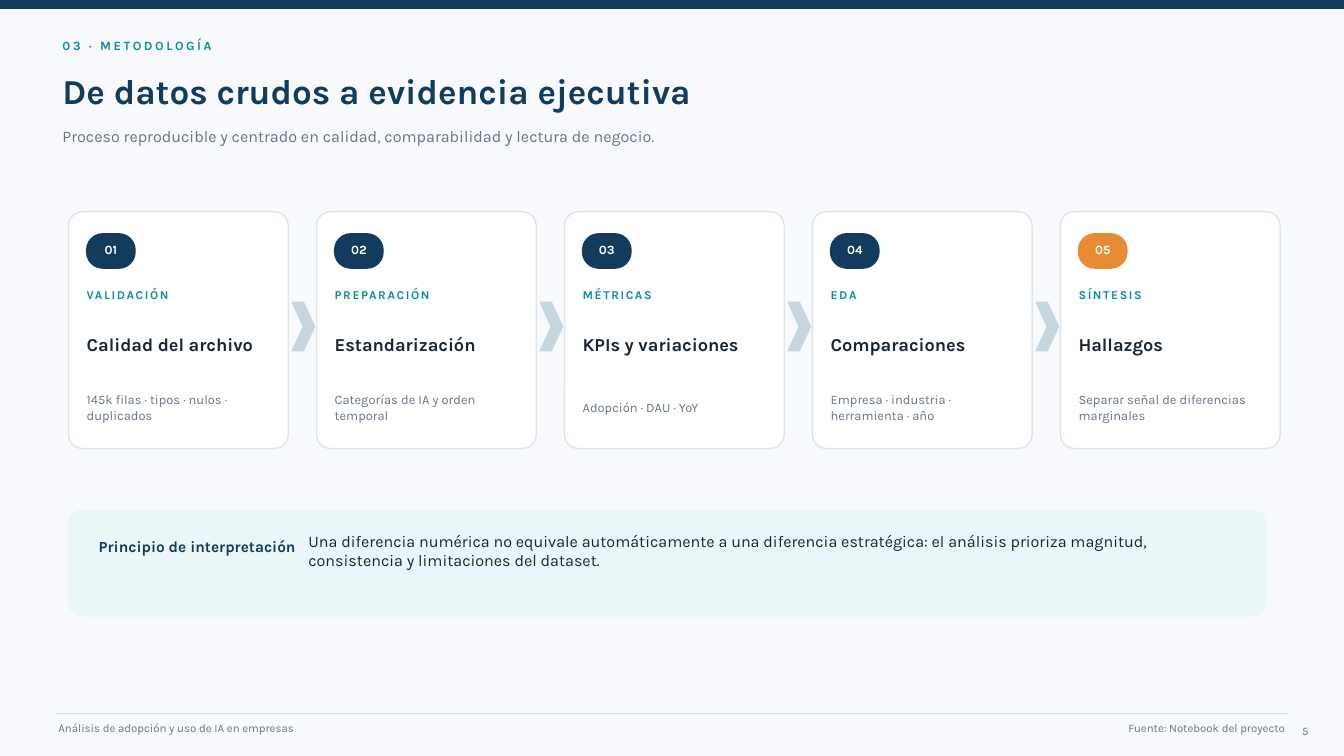
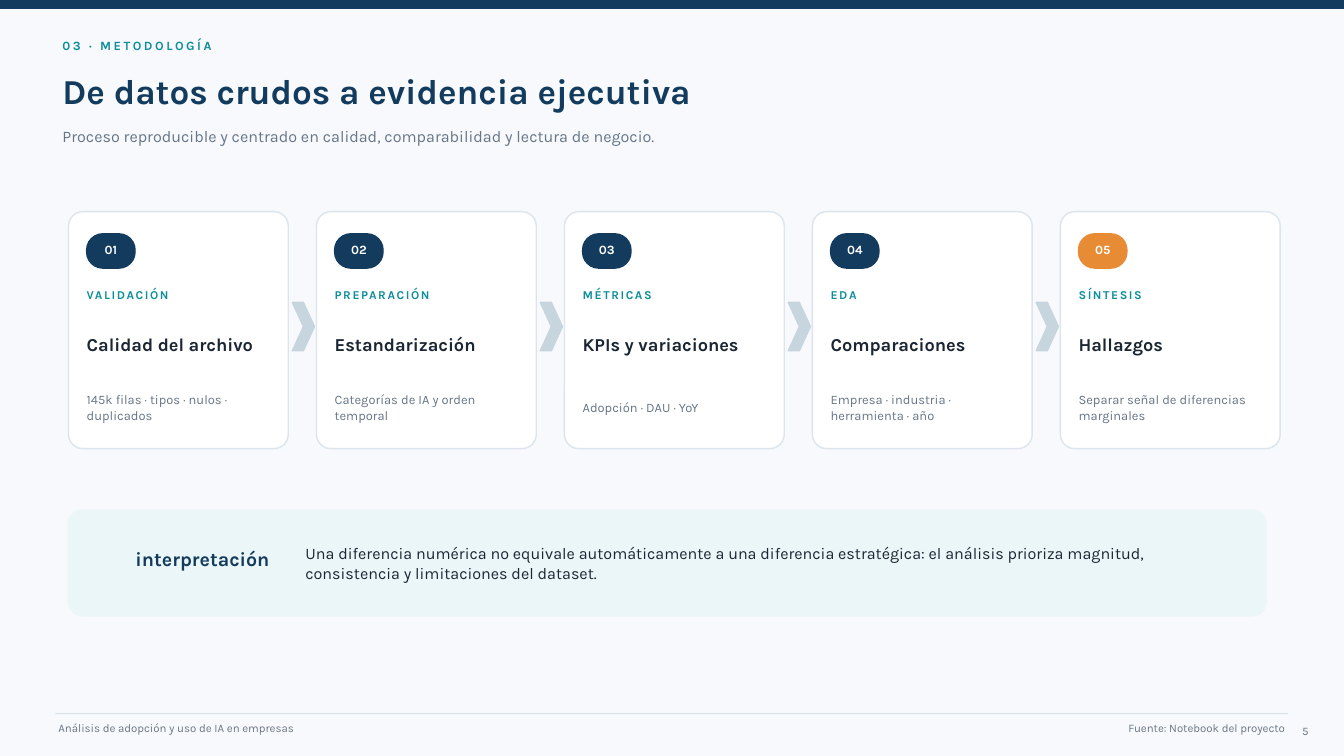
Before and after one commit to Amarilla-Agustin/Final-proyect, a slide deck: slide 5 of presentacion/Presentacion.pptx. Drawn at 1344x756 pixels with LibreOffice and Linux fonts; fonts in the diff are those of the drawing. Boxes give left, top, right and bottom in pixels: in the first picture for what was removed or moved away, otherwise in the second. Text is boxed around its words. In the diff, an @@ line names an element or a change of style, - is before the commit and + after.

```diff
--- a/presentacion/Presentacion.pptx
+++ b/presentacion/Presentacion.pptx
@@ text at [135,550,269,571]: text changed; size 11 to 14 pt @@
-Principio de interpretación
+interpretación
@@ text "Una diferencia numérica no equivale ...": place and size @@
-text "Una diferencia numérica no equivale ..." at [308,535,1146,570]
+text "Una diferencia numérica no equivale ..." at [305,547,1143,583]
```
Also in this commit, not shown: 4 other slides changed.
